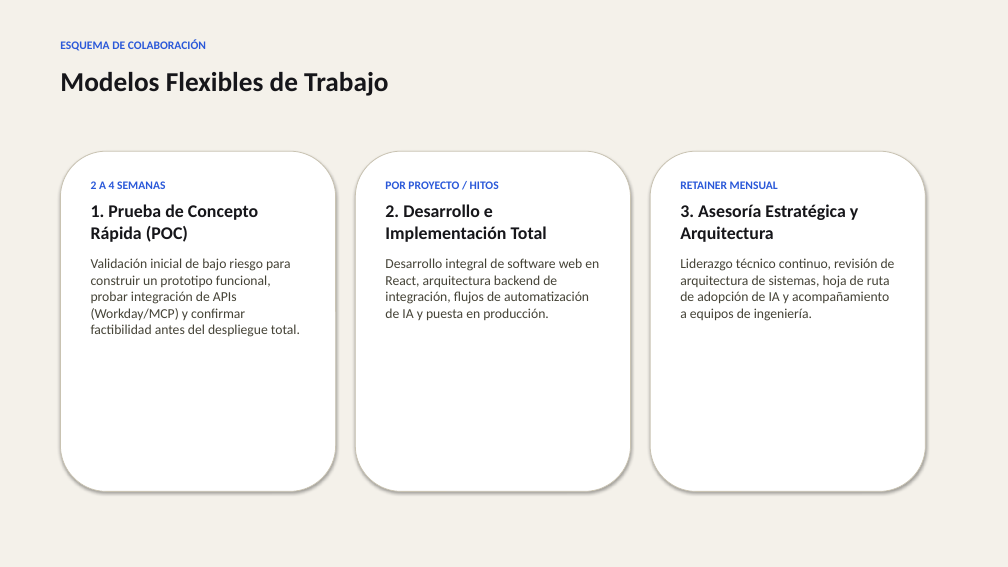
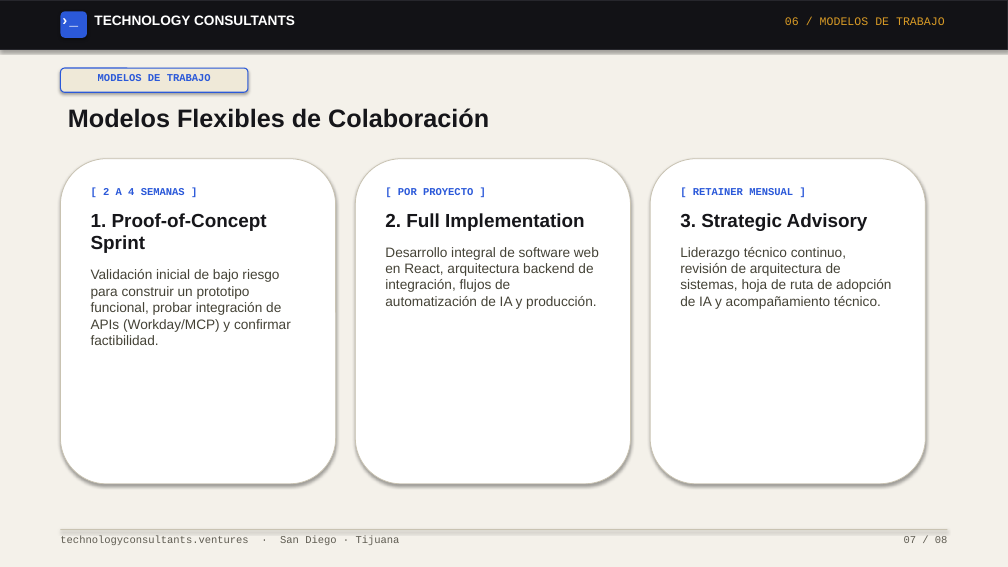
Before and after one commit to rguido198/TechnologyConsultantsVentures, a slide deck: slide 7 of Technology_Consultants_A_Quien_Enviarme_MX.pptx. Drawn at 1008x567 pixels with LibreOffice and Linux fonts; fonts in the diff are those of the drawing. Boxes give left, top, right and bottom in pixels: in the first picture for what was removed or moved away, otherwise in the second. Text is boxed around its words. In the diff, an @@ line names an element or a change of style, - is before the commit and + after.

```diff
--- a/Technology_Consultants_A_Quien_Enviarme_MX.pptx
+++ b/Technology_Consultants_A_Quien_Enviarme_MX.pptx
@@ rectangle added at box(0, 0, 1008, 49), fill #121216, outline #26262C 1 pt @@
@@ rounded rectangle added at box(60, 11, 87, 38), fill #2B59D9 @@
@@ text added at box(60, 11, 87, 37), 14 pt, text #FFFFFF, bold @@
+›_
@@ text added at box(94, 15, 295, 25), 13 pt, text #FFFFFF, bold @@
+TECHNOLOGY CONSULTANTS
@@ text added at box(785, 17, 945, 25), 11 pt, text #D99B26 @@
+06 / MODELOS DE TRABAJO
@@ text removed at box(60, 39, 206, 51) @@
-ESQUEMA DE COLABORACIÓN
@@ rounded rectangle added at box(60, 68, 248, 92), fill #EFE9D8, outline #2B59D9 1 pt @@
@@ text added at box(98, 74, 211, 81), 10 pt, text #2B59D9, bold @@
+MODELOS DE TRABAJO
@@ text at box(68, 108, 489, 128): text changed; size 26 to 24 pt; font Calibri to Arial @@
-Modelos Flexibles de Trabajo
+Modelos Flexibles de Colaboración
@@ rounded rectangle: place and size @@
-rounded rectangle at box(60, 151, 336, 492)
+rounded rectangle at box(60, 159, 336, 484)
@@ rounded rectangle: place and size @@
-rounded rectangle at box(355, 151, 631, 492)
+rounded rectangle at box(355, 159, 631, 484)
@@ rounded rectangle: place and size @@
-rounded rectangle at box(650, 151, 926, 492)
+rounded rectangle at box(650, 159, 926, 484)
@@ text at box(91, 188, 291, 345): text changed; font Calibri to Arial @@
-2 A 4 SEMANAS
-1. Prueba de Concepto Rápida (POC)
-Validación inicial de bajo riesgo para construir un prototipo funcional, probar integración de APIs (Workday/MCP) y confirmar factibilidad antes del despliegue total.
+[ 2 A 4 SEMANAS ]
+1. Proof-of-Concept Sprint
+Validación inicial de bajo riesgo para construir un prototipo funcional, probar integración de APIs (Workday/MCP) y confirmar factibilidad.
@@ text at box(385, 188, 599, 309): text changed; font Calibri to Arial @@
-POR PROYECTO / HITOS
-2. Desarrollo e Implementación Total
-Desarrollo integral de software web en React, arquitectura backend de integración, flujos de automatización de IA y puesta en producción.
+[ POR PROYECTO ]
+2. Full Implementation
+Desarrollo integral de software web en React, arquitectura backend de integración, flujos de automatización de IA y producción.
@@ text at box(680, 188, 891, 309): text changed; font Calibri to Arial @@
-RETAINER MENSUAL
-3. Asesoría Estratégica y Arquitectura
-Liderazgo técnico continuo, revisión de arquitectura de sistemas, hoja de ruta de adopción de IA y acompañamiento a equipos de ingeniería.
+[ RETAINER MENSUAL ]
+3. Strategic Advisory
+Liderazgo técnico continuo, revisión de arquitectura de sistemas, hoja de ruta de adopción de IA y acompañamiento técnico.
@@ rectangle added at box(60, 529, 948, 530), fill #C9C3B2 @@
@@ text added at box(60, 536, 400, 545), 10 pt, text #5F5C52 @@
+technologyconsultants.ventures · San Diego · Tijuana
@@ text added at box(904, 536, 948, 543), 10 pt, text #5F5C52 @@
+07 / 08
```
Also in this commit, not shown: 7 other slides changed, 1 other file.
